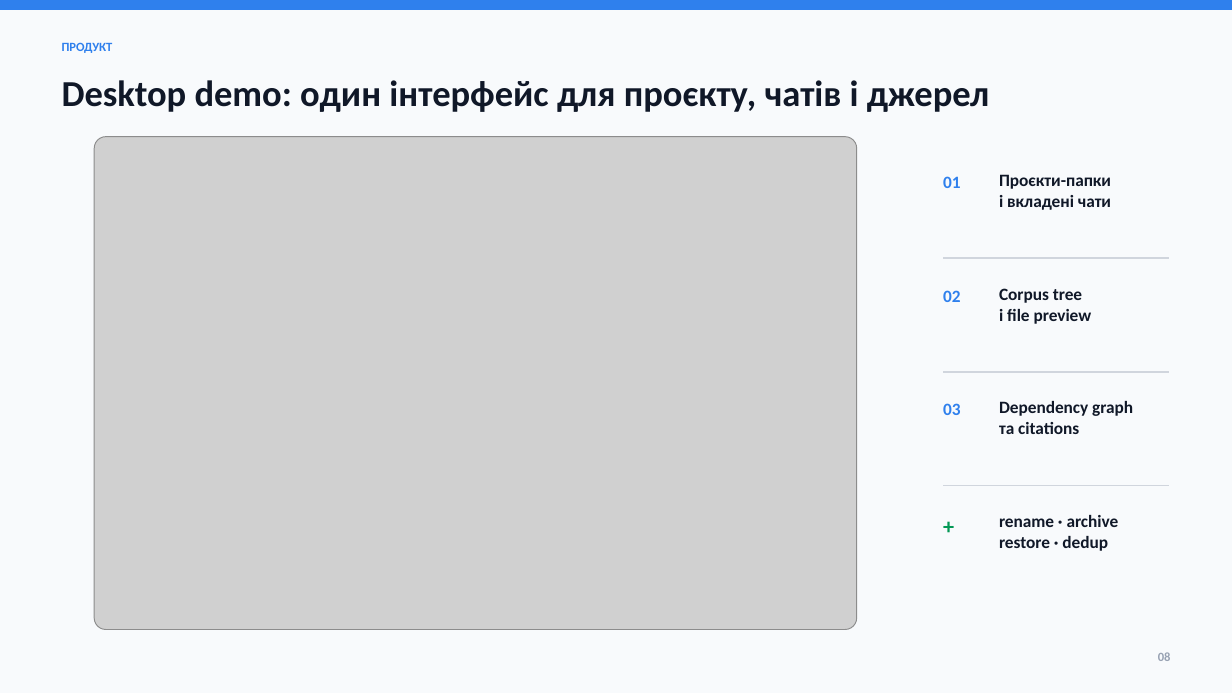
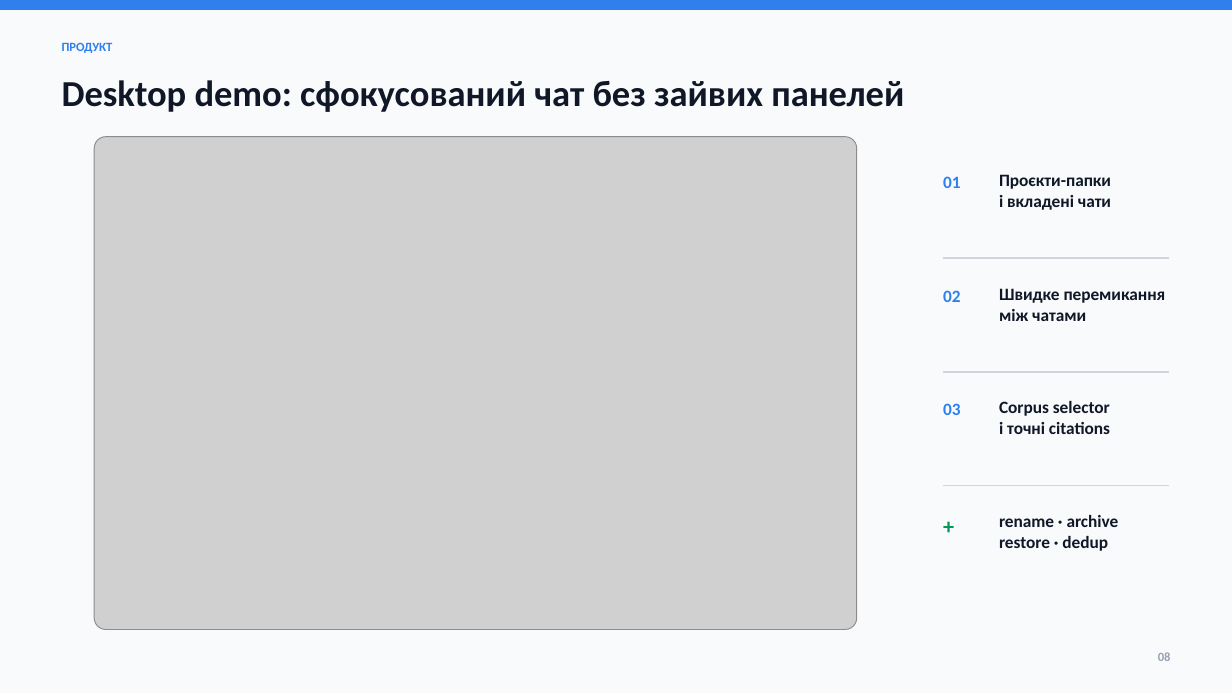
Before and after one commit to MAXGODDYK/rag-homework, a slide deck: slide 8 of JARVIS/outputs/presentation/JARVIS_FINAL_DEFENSE_UK.pptx. Drawn at 1232x693 pixels with LibreOffice and Linux fonts; fonts in the diff are those of the drawing; grey boxes stand for pictures. Boxes give left, top, right and bottom in pixels: in the first picture for what was removed or moved away, otherwise in the second. Text is boxed around its words. In the diff, an @@ line names an element or a change of style, - is before the commit and + after.

```diff
--- a/JARVIS/outputs/presentation/JARVIS_FINAL_DEFENSE_UK.pptx
+++ b/JARVIS/outputs/presentation/JARVIS_FINAL_DEFENSE_UK.pptx
@@ text at bbox=[62, 80, 904, 112]: text changed @@
-Desktop demo: один інтерфейс для проєкту, чатів і джерел
+Desktop demo: сфокусований чат без зайвих панелей
@@ text at bbox=[999, 288, 1166, 321]: text changed @@
-Corpus tree
-і file preview
+Швидке перемикання
+між чатами
@@ text at bbox=[999, 401, 1110, 434]: text changed @@
-Dependency graph
-та citations
+Corpus selector
+і точні citations
```
Also in this commit, not shown: 1 other slide changed, 10 other files.
